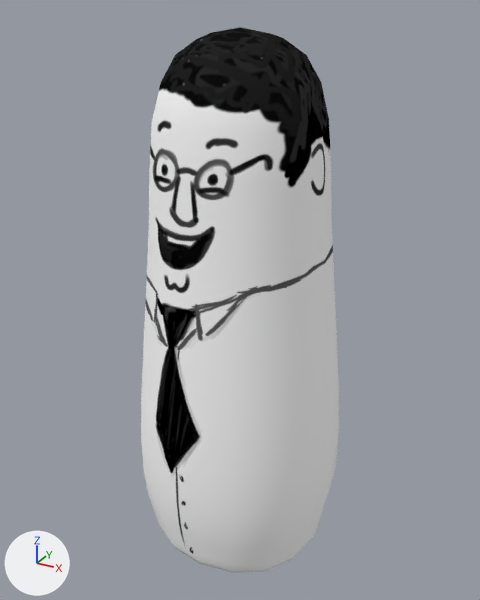
What one commit did to the Blender file Happy Place Ltd VR/Assets/Objects/bopO.blend.
Both versions are drawn from a 50 mm lens placed at (3.02, -5.51, 5.68), pointed at (-0.03, 0.05, 2.9). The axes (+X, +Y, +Z) are drawn at lower left. The lights are the same throughout. The same objects are shown in both versions, whatever each file hides.
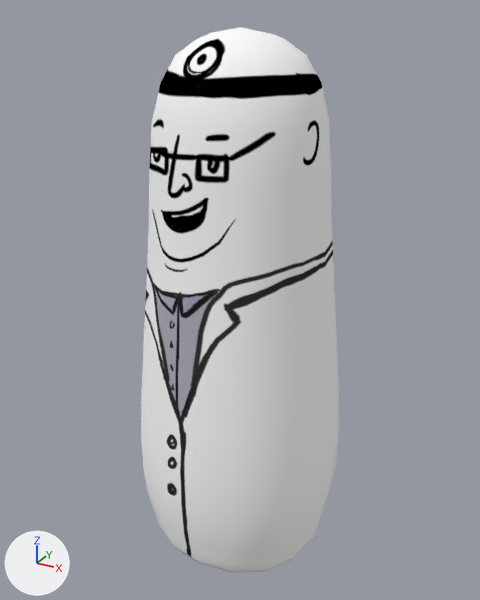
Pixel boxes [x1, y1, x2, y2] of what changed, in the pictures (480 x 600 px):
'Cube', recoloured: [145, 27, 333, 560] in both

Edits to the bpy script that builds the scene:
```text
Add img_bopodoctor:
    img_bopodoctor = load_image('bopODoctor', '../Materials/Textures/bopODoctor.png', 1024, 1024, 'sRGB')
Add mat_bopodoctor:
    mat_bopodoctor = diffuse_material('BopoDoctor')
    mat_bopodoctor.texture = img_bopodoctor
Change me_cube:
    where me_cube.from_pydata(...)  # 290 vertices, 288 faces; spans x -1.08..1.08, y -1.08..1.08, z 0.01..5.53
    remove me_cube.materials.append(mat_bopo)  # picture img_bopo
    add me_cube.materials.append(mat_bopodoctor)  # picture img_bopodoctor
```
